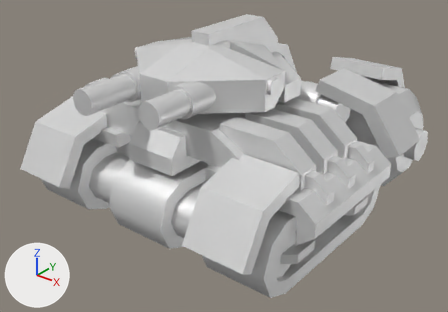
The glTF model glb/armbull.glb: old version first, new version second.
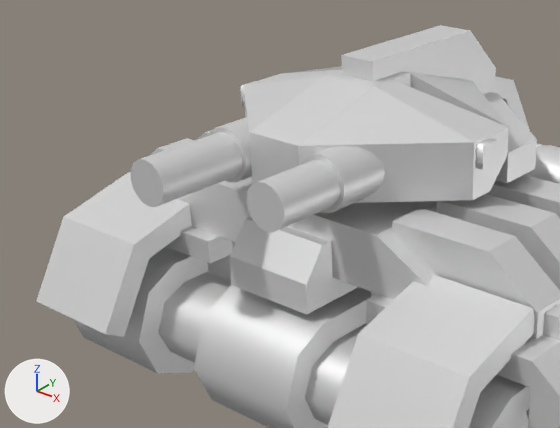
The first picture shows the older version from a camera (50 mm lens) standing at (47.4, -62.7, 42.7) and looking at (0.1, -3.5, 6.0). The close-ups show the older and then the newer version on the part from 0% to 70% of the width and 0% to 77% of the height of that picture. Only the edits that show in the close-ups are written down. Lighting does not change. The marker at lower left points along +X, +Y and +Z. Where no turn or scale is listed for an object, it has been applied to the vertices.

The first close-up shows 'base', 'laxle', 'lbarrel', 'lsleeve', 'raxle', 'rbarrel', 'rsleeve', 'turret'.
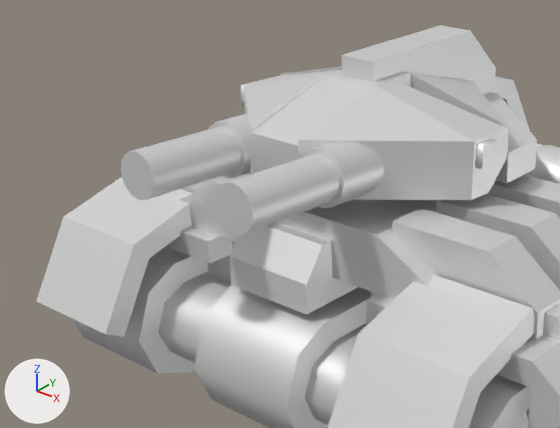
Changed parts and their boxes [x1, y1, x2, y2] in the close-ups (560 x 428 px):
'lsleeve', turned: before [299, 80, 509, 213]; after [298, 80, 509, 208]
'lbarrel', turned, moved: before [246, 160, 340, 232]; after [215, 154, 340, 235]
'rbarrel', turned, moved: before [130, 132, 242, 207]; after [121, 127, 242, 200]
'rsleeve', turned: before [208, 69, 342, 184]; after [208, 70, 341, 178]

The edits, one by one:
Object 'lsleeve' (ob_lsleeve) turns from (0, 0, 0) to (-2.5, 0, 0) degrees about x, y and z.
Object 'lbarrel' (ob_lbarrel) moves from (4.39, -7.63, -0.97) to (4.39, -10.03, -0.97).
Object 'rsleeve' (ob_rsleeve) turns from (0, 0, 0) to (-2.5, 0, 0) degrees about x, y and z.
Object 'rbarrel' (ob_rbarrel) moves from (-4.23, -9.283, -1.19) to (-4.23, -9.91, -1.19).
